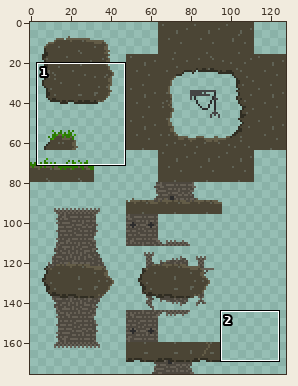
One commit to this sprite sheet: LD29/LD29Content/raw/EarthTiles.png. The picture above shows the old version from afar; the outline marks the close-up.
Close-up. Before the edit:
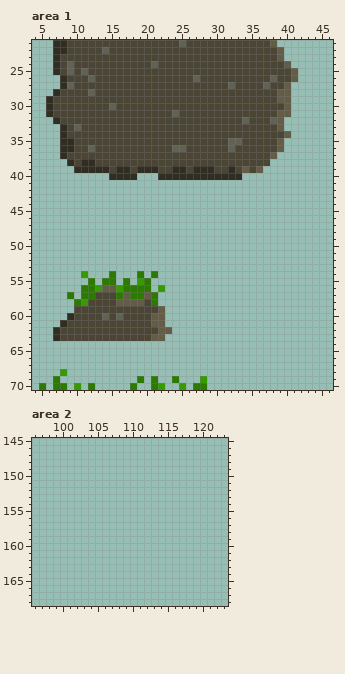
The file is 128x176 pixels. Shown: area 1: x 4..46, y 21..70; area 2: x 96..123, y 145..168.
Now the later version:
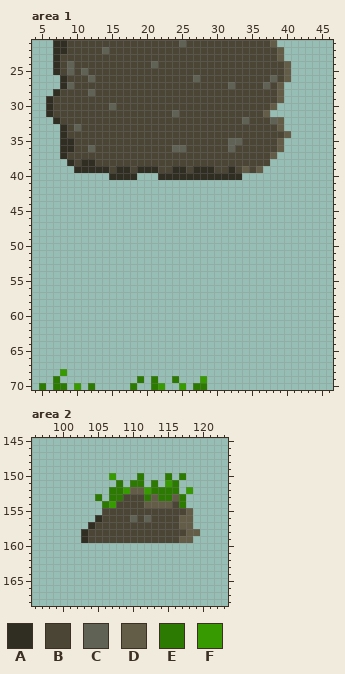
Palette (. is transparent): A #302d22  B #4b4535  C #606255  D #635c47  E #2c7a01  F #379a01
Author's note on the commit: Earth Tiles Update 2 Moved grass corners and tidied up a side tile
From old to new:
--- area 1
@@ x 35..43 @@
 24 BBBBBD...
-25 BBBBBBD..
-26 BBBCBBD..
-27 BBCBBD...
-28 BBBBDD...
-29 BBBBDD...
-30 BBBBBD...
-31 BBBBDD...
+25 BBBBBD...
+26 BBBCBD...
+27 BBCBD....
+28 BBBBD....
+29 BBBBD....
+30 BBBD.....
+31 BBD......
 32 BBBCD....
@@ x 5..25 @@
 53 .....................
-54 ......F...E...E.E....
-55 .......E.EE.E.FE.....
-56 ......EEFDDFEEEE.F...
-57 ....E.EEBBBEDEEDE....
-58 .....EFBBBBDDDDBE....
-59 .....BBBBBBBBBBBBD...
-60 ....ABBBBCBCBBBBDD...
-61 ...ABBBBBBBBBBBBDD...
-62 ..ABBBBBBBBBBBBBBDD..
-63 ..ABBBBBBBBBBBBBDD...
+54 .....................
+55 .....................
+56 .....................
+57 .....................
+58 .....................
+59 .....................
+60 .....................
+61 .....................
+62 .....................
+63 .....................
 64 .....................
--- area 2
@@ x 96..123 @@
 149 ............................
-150 ............................
-151 ............................
-152 ............................
-153 ............................
-154 ............................
-155 ............................
-156 ............................
-157 ............................
-158 ............................
-159 ............................
+150 ...........F...E...E.E......
+151 ............E.EE.E.FE.......
+152 ...........EEFDDFEEEE.F.....
+153 .........E.EEBBBEDEEDE......
+154 ..........EFBBBBDDDDBE......
+155 ..........BBBBBBBBBBBBD.....
+156 .........ABBBBCBCBBBBDD.....
+157 ........ABBBBBBBBBBBBDD.....
+158 .......ABBBBBBBBBBBBBBDD....
+159 .......ABBBBBBBBBBBBBDD.....
 160 ............................
Where, in picture pixels (left, top, right, bottom), the same in both close-ups:
changed: (263, 68, 298, 117)
erased: (53, 271, 172, 341)
added: (81, 473, 200, 543)
